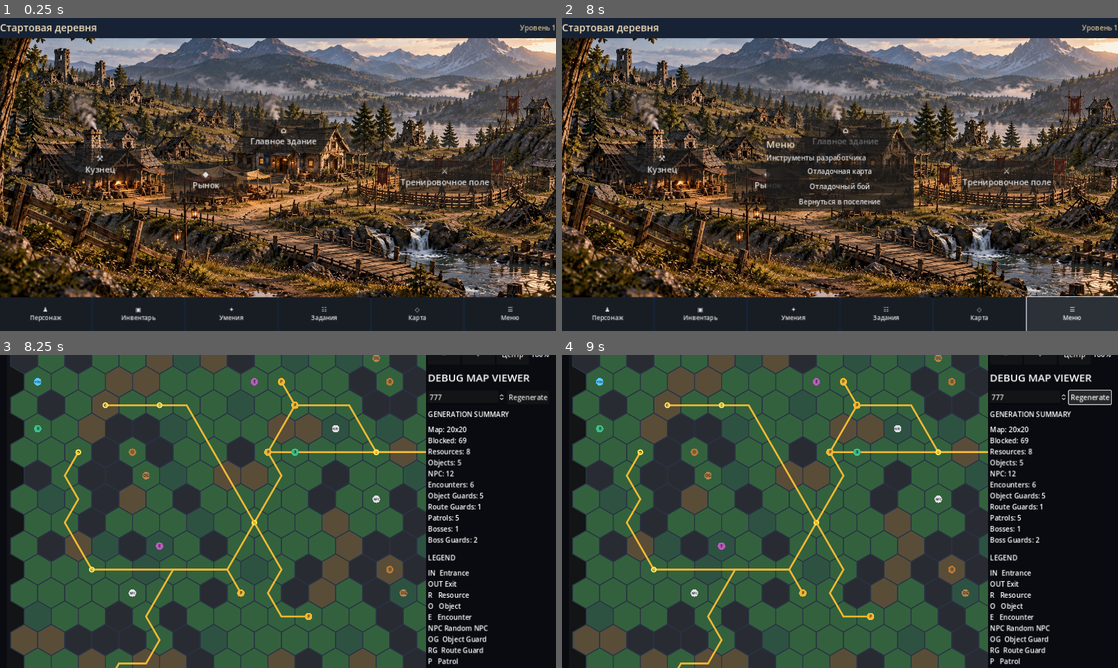
Above: before the commit, frames 1-4 (two rows, left to right).
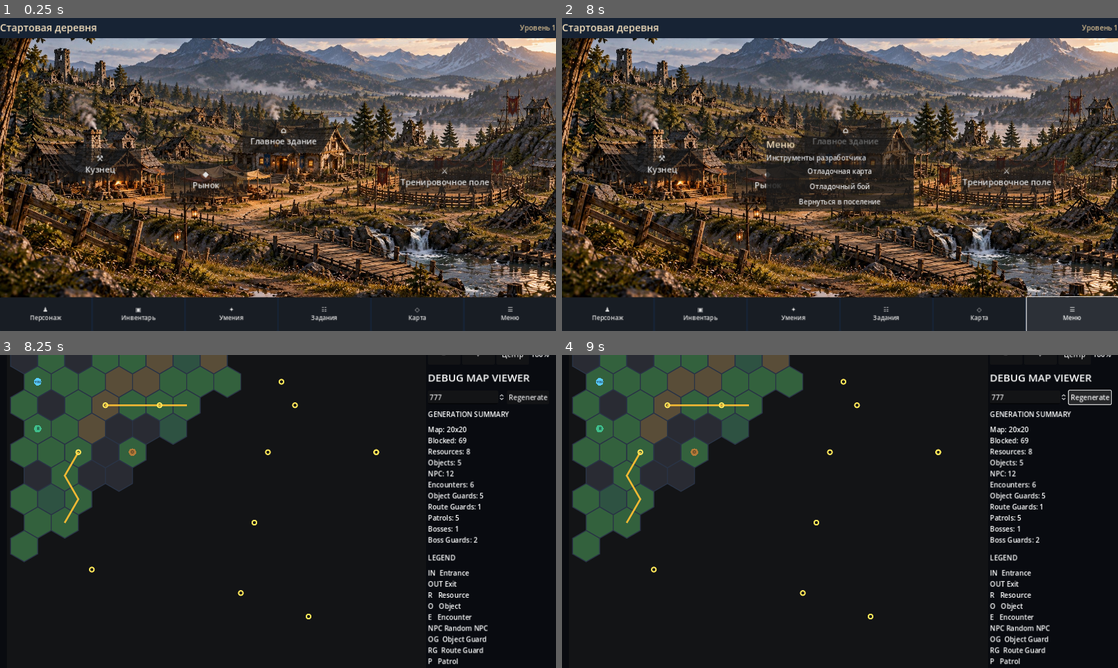
Above: after the commit, the same moments.

Repository: Archoniou1987/Battle-of-Artheon
Game: Godot game, scene res://scenes/main/main.tscn
Two runs of this game, one before a commit and one after it. Both use one fixed random seed, a clock stepped at 60 frames per second and the inputs below.
Inputs:
- Up to frame 1 (0.25 s): no input
- Up to frame 2 (8 s): click "⚒ Кузнец" at 0.5 s; click "◆ Рынок" at 1.25 s; click "⌂ Главное здание" at 2 s; click "⚔ Тренировочное поле" at 2.75 s; click "♟ Персонаж" at 3.5 s; click "▣ Инвентарь" at 4.25 s; click "✦ Умения" at 5 s; click "☷ Задания" at 5.75 s; click "◇ Карта" at 6.5 s; click "☰ Меню" at 7.25 s
- Up to frame 3 (8.25 s): click "Отладочная карта" at 8 s
- Up to frame 4 (9 s): click "Regenerate" at 8.75 s

Frames 1-2 are identical in both runs. In frame 3, 58% of the frame differs, in the area x 1-77%, y 0-100%; in frame 4, 58%.

Commit message:
Limit tactical map rendering and selection to seven hexes around player

Diff:
--- a/scenes/debug/debug_map_canvas.gd
+++ b/scenes/debug/debug_map_canvas.gd
@@ -3,6 +3,7 @@
 
 var HEX_SIZE:=20.0
 var map_offset:=Vector2.ZERO
+var visibility_radius:=7
 const SQRT3:=1.7320508075688772
 
 var generated:Dictionary={}
@@ -45,7 +46,7 @@
 	for r in range(map.height):
 		for q in range(map.width):
 			var pos:=Vector2i(q,r)
-			if Geometry2D.is_point_in_polygon(event.position,_hex_points(_hex_center(pos))):
+			if _is_visible_hex(pos) and Geometry2D.is_point_in_polygon(event.position,_hex_points(_hex_center(pos))):
 				hex_selected.emit(pos)
 				accept_event()
 				return
@@ -72,6 +73,8 @@
 	for r in range(map.height):
 		for q in range(map.width):
 			var pos:=Vector2i(q,r)
+			if player_hex.x>=0 and HexGrid.distance(player_hex,pos)>visibility_radius:
+				continue
 			var center:=_hex_center(pos)
 			var cell:MapCell=map.cell(pos)
 			draw_colored_polygon(_hex_points(center),_cell_color(cell))
@@ -79,6 +82,11 @@
 	for patrol in generated.get("patrols",[]):
 		var points:=PackedVector2Array()
 		for pos in patrol.path:
+			if player_hex.x>=0 and HexGrid.distance(player_hex,pos)>visibility_radius:
+				if points.size()>=2:
+					draw_polyline(points,Color(0.95,0.72,0.20),3.0,true)
+				points.clear()
+				continue
 			points.append(_hex_center(pos))
 		if points.size()>=2:
 			draw_polyline(points,Color(0.95,0.72,0.20),3.0,true)
@@ -91,21 +99,24 @@
 	if preview_path.size()>1:
 		var line:=PackedVector2Array()
 		for pos in preview_path:
-			line.append(_hex_center(pos))
+			if _is_visible_hex(pos): line.append(_hex_center(pos))
 		draw_polyline(line,Color(0.20,0.85,1.0),3.0,true)
-	if selected_hex.x>=0:
+	if selected_hex.x>=0 and _is_visible_hex(selected_hex):
 		draw_polyline(_closed_hex_points(_hex_center(selected_hex)),Color(0.30,0.90,1.0),3.0,true)
 	if player_hex.x>=0:
 		_draw_badge(_hex_center(player_hex),"YOU",Color(0.35,0.80,1.0))
 
 func _draw_markers(map:TacticalMapState)->void:
-	_draw_badge(_hex_center(generated.entrance),"IN",Color(0.20,0.80,0.45))
-	_draw_badge(_hex_center(generated.exit),"OUT",Color(0.25,0.60,1.0))
+	if _is_visible_hex(generated.entrance): _draw_badge(_hex_center(generated.entrance),"IN",Color(0.20,0.80,0.45))
+	if _is_visible_hex(generated.exit): _draw_badge(_hex_center(generated.exit),"OUT",Color(0.25,0.60,1.0))
 	for pos in generated.get("resource_cells",[]):
+		if not _is_visible_hex(pos): continue
 		_draw_badge(_hex_center(pos),"R",Color(0.25,0.75,0.55))
 	for pos in generated.get("object_cells",[]):
+		if not _is_visible_hex(pos): continue
 		_draw_badge(_hex_center(pos),"O",Color(0.70,0.48,0.22))
 	for pos in generated.get("encounter_cells",[]):
+		if not _is_visible_hex(pos): continue
 		_draw_badge(_hex_center(pos),"E",Color(0.75,0.35,0.75))
 	for entity_id in map.entity_positions.keys():
 		var role:String=_entity_roles.get(entity_id,"?")
@@ -115,14 +126,19 @@
 		elif role=="P": color=Color(0.95,0.72,0.20)
 		elif role=="RG": color=Color(0.45,0.60,0.95)
 		elif role=="OG": color=Color(0.72,0.52,0.30)
-		_draw_badge(_hex_center(map.entity_positions[entity_id]),role,color)
+		if _is_visible_hex(map.entity_positions[entity_id]):
+			_draw_badge(_hex_center(map.entity_positions[entity_id]),role,color)
 
 func _draw_loot_markers()->void:
 	for cell in loot_markers:
+		if not _is_visible_hex(cell): continue
 		var center:=_hex_center(cell)+Vector2(HEX_SIZE*0.48,-HEX_SIZE*0.42)
 		draw_circle(center,7.0,Color(0.98,0.77,0.25))
 		draw_arc(center,6.0,0.0,TAU,20,Color(0.48,0.28,0.07),1.4,true)
 		draw_line(center+Vector2(-2.0,0.0),center+Vector2(2.0,0.0),Color(0.48,0.28,0.07),1.5,true)
+
+func _is_visible_hex(pos:Vector2i)->bool:
+	return player_hex.x<0 or HexGrid.distance(player_hex,pos)<=visibility_radius
 
 func _cell_color(cell:MapCell)->Color:
 	if cell.blocked:
